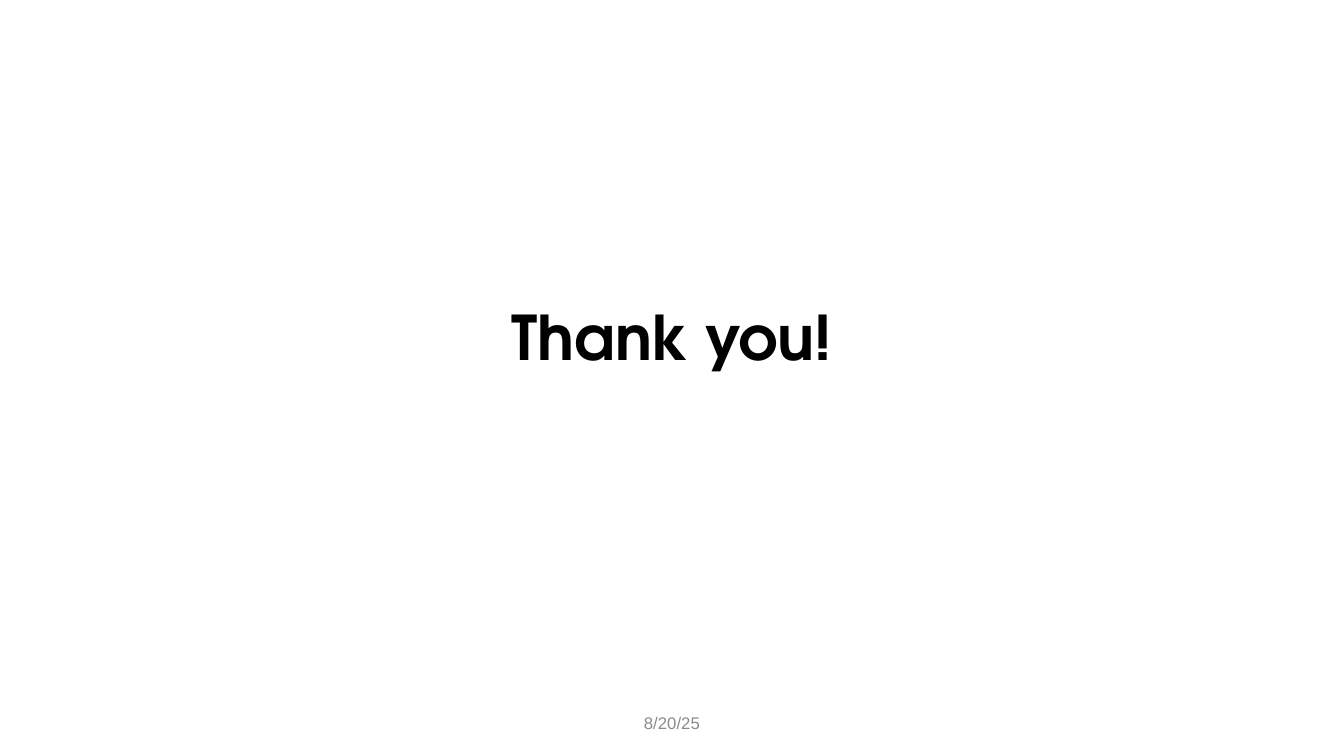
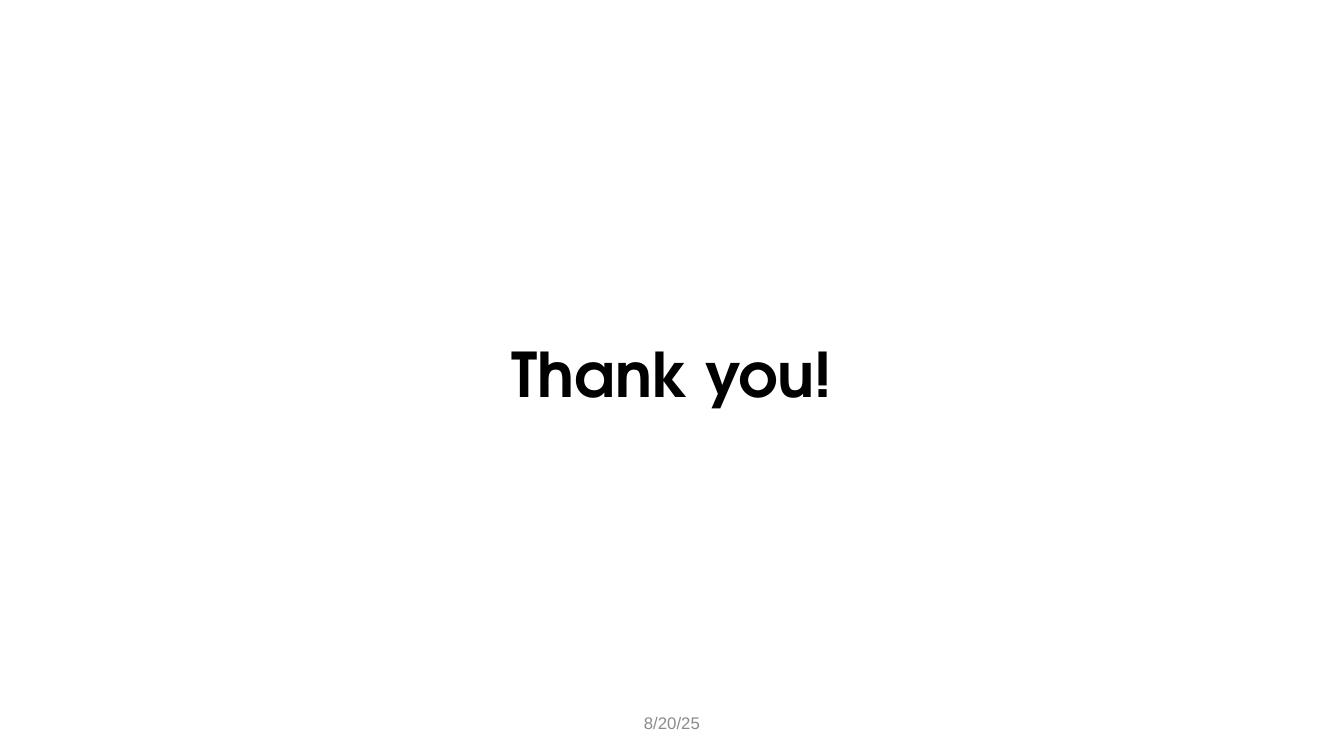
Before and after one commit to ResearchComputing/hpc_fundamentals_micro_credential, a slide deck: slide 28 of scheduling_jobs/scheduling_jobs.pptx. Drawn at 1344x756 pixels with LibreOffice and Linux fonts; fonts in the diff are those of the drawing; background and template pictures are left out. Boxes give left, top, right and bottom in pixels: in the first picture for what was removed or moved away, otherwise in the second. Text is boxed around its words. In the diff, an @@ line names an element or a change of style, - is before the commit and + after.

```diff
--- a/scheduling_jobs/scheduling_jobs.pptx
+++ b/scheduling_jobs/scheduling_jobs.pptx
@@ title "Thank you!" moved from (x1=512, y1=314, x2=832, y2=372) to (x1=512, y1=351, x2=832, y2=409) @@
```
Also in this commit, not shown: 22 other slides changed, 1 other file.
